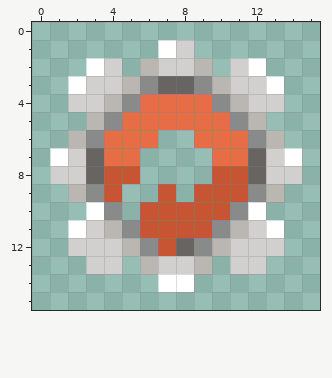
A pixel-art file gets an edit: Assets/Art/MapObjects/GearLeft.aseprite. That is the earlier state.
16x16 pixels, 1 frame.
Once edited:
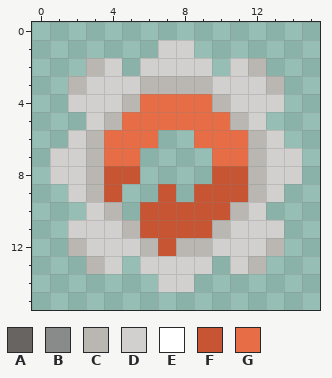
Palette (. is transparent): A #686461  B #898a8a  C #bab7b2  D #d1d0ce  E #ffffff  F #c75533  G #e76d46
Difference:
Changed rows in their new state; - is an unchanged pixel.
first column x 1:
 1 ------D-------
 2 --C--D--D--C--
 3 -C--DCCCCD--C-
 4 ---DC----CD---
 5 --DC------CD--
 6 -DC--------CD-
 7 D-C--------C-D
 8 --C--------C--
 9 -DC--------CD-
10 --DC------CD--
11 -D-DC----CD-D-
12 -C--DC-CCD--C-
13 --C--D--D--C--
14 ------DD------
Boxes around the changes in both pictures, in picture pixels (x1, y1, x2, y2):
changed: (50, 40, 302, 292)
